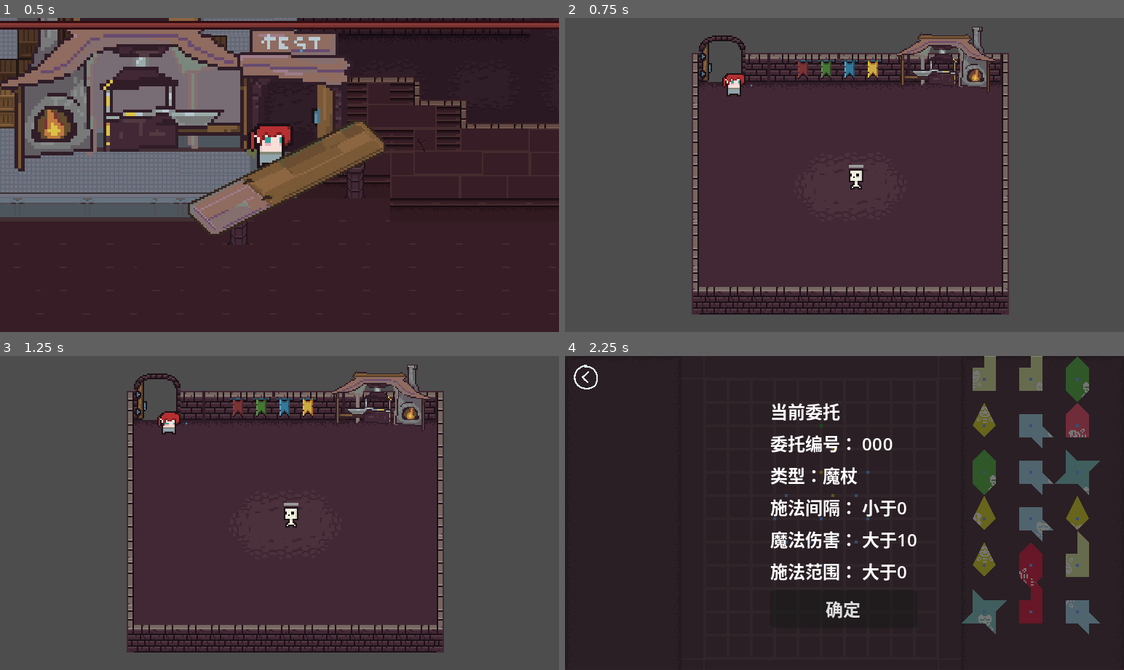
Above: before the commit, frames 1-4 (two rows, left to right).
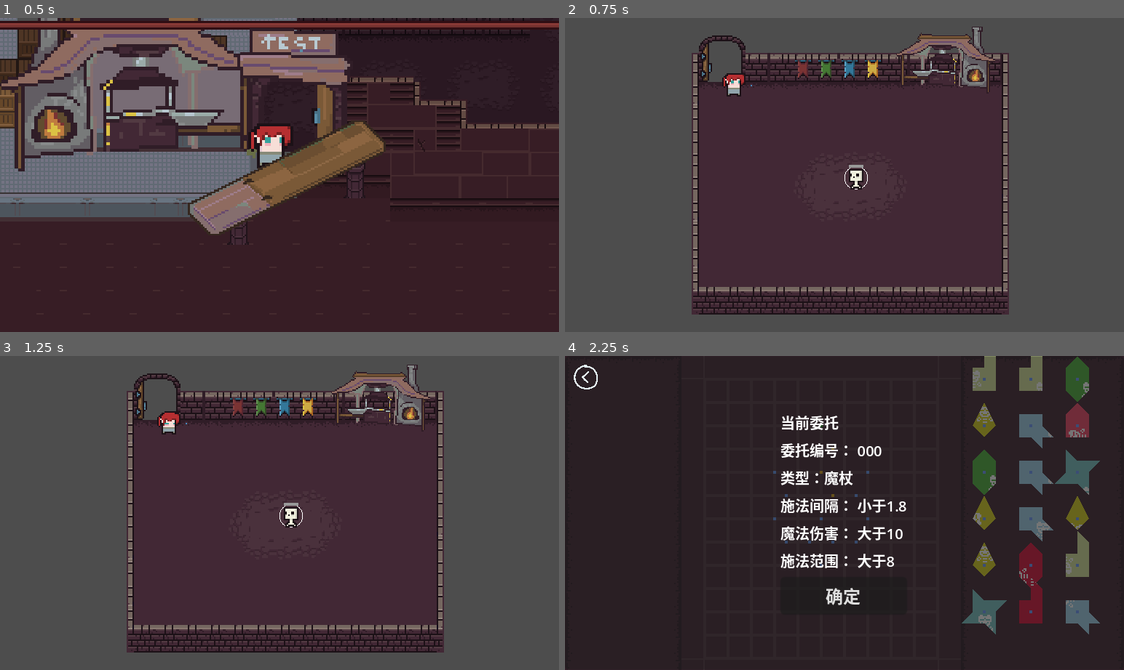
Above: after the commit, the same moments.

Repository: roam1n/forge
Game: Godot game, scene res://Scenes/storeFront/storeFront.tscn
The game is run twice, just before and just after one commit, with the same random seed, the same clock (stepped at 60 frames per second) and the same inputs. The engine's default icon, where the game draws it, is replaced by a stand-in: a white triangle on a blue panel in a dark square.
Inputs (mouse positions are in pixels of both pictures, inside the frame that each line leads up to):
- Up to frame 1 (0.5 s): no input
- Up to frame 2 (0.75 s): click (861, 90) at 0.5 s
- Up to frame 3 (1.25 s): no input
- Up to frame 4 (2.25 s): click (727, 399) at 1.25 s; click (699, 425) at 2 s

Frame 1 is identical in both runs. In frame 2, less than 0.1% of the frame differs, in the area x 50-55%, y 47-55%; in frame 3, less than 0.1%; in frame 4, 4.8%, in the area x 36-63%, y 15-84%.

Commit message:
feat:显示铸造进度并保留成功时的数值

Diff:
--- /dev/null
+++ b/Elements/foundryProgress/foundry_progress.gd
@@ -0,0 +1,25 @@
+extends Control
+
+@onready var request_list: VBoxContainer = %RequestList
+
+const REQUEST_ITEM = preload("res://Elements/foundryProgress/request_item.tscn")
+
+var damage_item: VBoxContainer = REQUEST_ITEM.instantiate()
+var rate_item: VBoxContainer = REQUEST_ITEM.instantiate()
+var range_item: VBoxContainer = REQUEST_ITEM.instantiate()
+var pattern_size_item: VBoxContainer = REQUEST_ITEM.instantiate()
+
+
+func _ready() -> void:
+	request_list.add_child(damage_item)
+	request_list.add_child(rate_item)
+	request_list.add_child(range_item)
+	request_list.add_child(pattern_size_item)
+
+func update_labels(curr) -> void:
+	if Global.current_request:
+		var req: Request = Global.current_request
+		damage_item.update("魔法伤害", float(curr.damage), ">=", float(req.min_damage))
+		rate_item.update("施法间隔", float(curr.rate), "<=", float(req.rate))
+		range_item.update("施法范围", float(curr.range), ">=", float(req.range))
+		pattern_size_item.update("魔纹数量", float(curr.pattern_size), ">=", float(req.pattern_size))
--- /dev/null
+++ b/Elements/foundryProgress/foundry_progress.tscn
@@ -0,0 +1,17 @@
+[gd_scene load_steps=3 format=3 uid="uid://cl01l4u6prkep"]
+
+[ext_resource type="Theme" uid="uid://dillavi3s67qq" path="res://assets/theme.tres" id="1_qrpuv"]
+[ext_resource type="Script" path="res://Elements/foundryProgress/foundry_progress.gd" id="2_mgtuv"]
+
+[node name="FoundryProgress" type="Control"]
+layout_mode = 3
+anchors_preset = 0
+theme = ExtResource("1_qrpuv")
+script = ExtResource("2_mgtuv")
+
+[node name="RequestList" type="VBoxContainer" parent="."]
+unique_name_in_owner = true
+layout_mode = 1
+offset_top = 32.0
+offset_right = 64.0
+offset_bottom = 104.0
--- /dev/null
+++ b/Elements/foundryProgress/request_item.gd
@@ -0,0 +1,20 @@
+extends VBoxContainer
+
+
+@onready var key_label: Label = $Key
+@onready var value_label: Label = $Value
+
+
+func update(key:String, value:float, cond_str:String, target:float) -> void:
+	key_label.text = "- " + key + ": "
+	var is_met: bool = (value == target)
+	match cond_str:
+		"<=":
+			is_met = (value <= target)
+		">=":
+			is_met = (value >= target)
+	if is_met:
+		value_label.add_theme_color_override("font_color", Color(0.376, 0.69, 0.412))
+	else:
+		value_label.add_theme_color_override("font_color", Color(0.8, 0.6, 0.6))
+	value_label.text = str(value) + "( " + cond_str + str(target) + " )"
--- /dev/null
+++ b/Elements/foundryProgress/request_item.tscn
@@ -0,0 +1,17 @@
+[gd_scene load_steps=2 format=3 uid="uid://ceo1pchurnd6"]
+
+[ext_resource type="Script" path="res://Elements/foundryProgress/request_item.gd" id="1_ef7yq"]
+
+[node name="RequestItem" type="VBoxContainer"]
+script = ExtResource("1_ef7yq")
+
+[node name="Key" type="Label" parent="."]
+layout_mode = 2
+theme_override_colors/font_color = Color(0.905882, 0.905882, 0.905882, 1)
+text = "- 魔法伤害："
+
+[node name="Value" type="Label" parent="."]
+layout_mode = 2
+size_flags_horizontal = 8
+theme_override_colors/font_color = Color(0.376471, 0.690196, 0.411765, 1)
+text = "2（>=5）"
--- a/Elements/selectRequest/white.tres
+++ b/Elements/selectRequest/white.tres
@@ -70,7 +70,6 @@
 
 }
 "
-graph_offset = Vector2(-82, -27)
 mode = 1
 flags/light_only = false
 nodes/fragment/0/position = Vector2(1740, 80)
--- a/Scenes/foundryRoom.gd
+++ b/Scenes/foundryRoom.gd
@@ -2,6 +2,8 @@
 
 @onready var state_machine: StateMachine = $StateMachine
 @onready var select_request: Control = %SelectRequest
+@onready var foundry_progress: Control = %FoundryProgress
+@onready var submit_button: Button = %Submit
 
 enum State {
 	SelectRequest,
@@ -26,6 +28,8 @@
 signal check_request
 
 var focus_chunk: Node2D
+var focus_mold: Mold
+var current_foundry_data
 
 
 func _ready() -> void:
@@ -44,9 +48,11 @@
 				state = State.CheckRequest
 			elif (get_global_mouse_position() - focus_chunk.position).length() >= 12.0:
 				state = State.ChunkFocus
-		#State.CheckRequest:
-			#if true:
-				#state = State.Unmet
+		State.CheckRequest:
+			if _is_request_met():
+				state = State.Met
+			else:
+				state = State.Unmet
 	return state
 
 func transition_state(from: State, to: State) -> void:
@@ -60,6 +66,12 @@
 		State.CheckRequest:
 			select_request.hide()
 			check_request.emit()
+		State.Unmet:
+			submit_button.hide()
+			foundry_progress.show()
+		State.Met:
+			submit_button.show()
+			save_data()
 
 func tick_physics(state: State) -> void:
 	match state:
@@ -88,6 +100,7 @@
 		i = i+1
 	if Global.current_request and Global.current_request.mold:
 		var special_chunks = Global.current_request.mold.chunks
+		focus_mold = Global.current_request.mold
 		for chunk in special_chunks:
 			_generate_chunk(Vector2(i%3*32+x, floor(i/3)*32+y), chunk.name, chunk.key)
 			i = i+1
@@ -110,3 +123,32 @@
 
 func _selected_request() -> void:
 	state_machine.state = State.CheckRequest
+
+func _is_request_met() -> bool:
+	var rate: float = focus_mold.rate
+	var range: int = focus_mold.range
+	var damage: int = focus_mold.damage
+	var pattern_size: int = 0
+	for node in get_tree().get_nodes_in_group("chunk"):
+		if not node._is_overlap and node.is_adsorbed:
+			rate -= node.data.rate
+			range += node.data.range
+			damage += node.data.damage
+			if node.is_in_group("patternStart") and node._pattern_scope.visible:
+				pattern_size += 1
+	current_foundry_data = {
+		"rate": rate,
+		"range": range,
+		"damage": damage,
+		"pattern_size": pattern_size
+	}
+	foundry_progress.update_labels(current_foundry_data)
+	return (Global.current_request.rate >= rate and Global.current_request.range <= range and
+		Global.current_request.min_damage <= damage and Global.current_request.pattern_size <= pattern_size)
+
+func save_data() -> void:
+	Global.current_foundry_data = current_foundry_data
+
+func _on_submit_button_down() -> void:
+	save_data()
+	get_tree().change_scene_to_packed(preload("res://Scenes/TestRoom/test_room.tscn"))
--- a/Scenes/foundryRoom.tscn
+++ b/Scenes/foundryRoom.tscn
@@ -7,6 +7,8 @@
 [ext_resource type="PackedScene" uid="uid://cck0sgioakm4j" path="res://Elements/selectRequest/select_request.tscn" id="5_djd6t"]
 [ext_resource type="Texture2D" uid="uid://n3hcaxyahqid" path="res://assets/back.png" id="6_eqbwc"]
 [ext_resource type="Shader" uid="uid://b06mqbbofqqob" path="res://Elements/selectRequest/white.tres" id="6_ycdc5"]
+[ext_resource type="Theme" uid="uid://dillavi3s67qq" path="res://assets/theme.tres" id="8_6wydg"]
+[ext_resource type="PackedScene" uid="uid://cl01l4u6prkep" path="res://Elements/foundryProgress/foundry_progress.tscn" id="9_kic7n"]
 
 [sub_resource type="TileSetAtlasSource" id="TileSetAtlasSource_53nga"]
 texture = ExtResource("2_env5p")
@@ -422,6 +424,10 @@
 size_flags_horizontal = 3
 size_flags_vertical = 3
 
+[node name="FoundryProgress" parent="CanvasLayer" instance=ExtResource("9_kic7n")]
+unique_name_in_owner = true
+visible = false
+
 [node name="Back" type="Button" parent="CanvasLayer"]
 material = SubResource("ShaderMaterial_gb34s")
 offset_left = 4.0
@@ -432,5 +438,20 @@
 icon = ExtResource("6_eqbwc")
 flat = true
 
+[node name="Submit" type="Button" parent="CanvasLayer"]
+unique_name_in_owner = true
+visible = false
+anchors_preset = 2
+anchor_top = 1.0
+anchor_bottom = 1.0
+offset_left = 4.0
+offset_top = -35.0
+offset_right = 76.0
+offset_bottom = -4.0
+grow_vertical = 0
+theme = ExtResource("8_6wydg")
+text = "保存并测试"
+
 [connection signal="active_dot" from="DotMatrix" to="." method="_on_dot_matrix_active_dot"]
 [connection signal="button_down" from="CanvasLayer/Back" to="." method="_on_back_button_down"]
+[connection signal="button_down" from="CanvasLayer/Submit" to="." method="_on_submit_button_down"]
--- a/assets/theme.tres
+++ b/assets/theme.tres
@@ -2,4 +2,4 @@
 
 [resource]
 Button/font_sizes/font_size = 12
-Label/font_sizes/font_size = 12
+Label/font_sizes/font_size = 10
--- a/dataTables/chunks/blaze.tres
+++ b/dataTables/chunks/blaze.tres
@@ -8,3 +8,6 @@
 polygon = PackedVector2Array(-0.999, -0.999, 0, -1.999, 0.999, -0.999, 0.999, 0.999, -0.999, 0.999)
 color = Color(0.949869, 0.2811, 0.408495, 1)
 patterns_data = {}
+rate = 0.0
+range = 0
+damage = 3
--- a/dataTables/chunks/life.tres
+++ b/dataTables/chunks/life.tres
@@ -8,3 +8,6 @@
 polygon = PackedVector2Array(-0.999, -0.999, 0, -1.999, 0.999, -0.999, 0.999, 0.999, 0, 1.999, -0.999, 0.999)
 color = Color(0.317647, 0.701961, 0.25098, 1)
 patterns_data = {}
+rate = 0.0
+range = 1
+damage = 0
--- a/dataTables/chunks/resonance.tres
+++ b/dataTables/chunks/resonance.tres
@@ -8,3 +8,6 @@
 polygon = PackedVector2Array(-0.999, 0.999, 0.999, 0.999, 0.999, -1.999, 0.001, -2.999, 0.001, -0.999, -0.999, -0.999)
 color = Color(0.85098, 0.905882, 0.611765, 1)
 patterns_data = {}
+rate = 0.5
+range = 0
+damage = 0
--- a/dataTables/chunks/starlight.tres
+++ b/dataTables/chunks/starlight.tres
@@ -8,3 +8,6 @@
 polygon = PackedVector2Array(0, -1.999, 0.999, 0, 0, 0.999, -0.999, 0)
 color = Color(0.858824, 0.835294, 0.129412, 1)
 patterns_data = {}
+rate = 0.1
+range = 0
+damage = 1
--- a/dataTables/chunks/storm.tres
+++ b/dataTables/chunks/storm.tres
@@ -8,3 +8,6 @@
 polygon = PackedVector2Array(-0.001, -0.999, 1.999, -0.999, 0.999, -0.001, 0.999, 1.999, 0.001, 0.999, -1.999, 0.999, -0.999, 0.001, -0.999, -1.999)
 color = Color(0.478431, 0.780392, 0.780392, 1)
 patterns_data = {}
+rate = 0.2
+range = 1
+damage = 1
--- a/dataTables/chunks/tidal.tres
+++ b/dataTables/chunks/tidal.tres
@@ -8,3 +8,6 @@
 polygon = PackedVector2Array(-0.999, -0.999, 0.999, -0.999, 0.999, 0, 1.999, 0.999, 0.999, 0.999, 0.999, 1.999, 0, 0.999, -0.999, 0.999)
 color = Color(0.635294, 0.835294, 0.933333, 1)
 patterns_data = {}
+rate = 0.0
+range = 2
+damage = 1
--- a/dataTables/molds/oak_staff_a12.tres
+++ b/dataTables/molds/oak_staff_a12.tres
@@ -25,3 +25,6 @@
 output_dots = PackedVector2Array(5, 2)
 name = "橡木杖A12"
 chunks = Array[ExtResource("1_xpwe4")]([SubResource("Resource_kq0u1"), SubResource("Resource_41k1p"), SubResource("Resource_dt25k")])
+rate = 2.5
+range = 5
+damage = 2
--- a/dataTables/request/request_000.tres
+++ b/dataTables/request/request_000.tres
@@ -6,7 +6,8 @@
 [resource]
 script = ExtResource("1_uysv4")
 min_damage = 10
-rate = 0.0
-range = 0
+rate = 1.8
+range = 8
 type = 0
 mold = ExtResource("1_w1yd4")
+pattern_size = 1
--- a/scripts/Chunk.gd
+++ b/scripts/Chunk.gd
@@ -8,6 +8,9 @@
 		polygon = value
 @export_color_no_alpha var color: Color = Color.GAINSBORO
 @export var patterns_data: Dictionary
+@export var rate: float
+@export var range: int
+@export var damage: int
 
 var _format_polygon: PackedVector2Array
 
--- a/scripts/Mold.gd
+++ b/scripts/Mold.gd
@@ -6,6 +6,9 @@
 @export var output_dots:PackedVector2Array = PackedVector2Array()
 @export var name:String
 @export var chunks: Array[SpecialChunk]
+@export var rate: float
+@export var range: int
+@export var damage: int
 
 #const CHUNKS_DATA = [
 	#"res://dataTables/chunks/blaze.tres",
--- a/scripts/global.gd
+++ b/scripts/global.gd
@@ -4,6 +4,7 @@
 var current_weapon_damage: int
 var current_weapon_range: int
 var current_weapon_fire_rate: float
+var current_foundry_data
 
 
 func _ready() -> void:
Not shown: 1 places in Scenes/foundryRoom.tscn that only renumber resources
